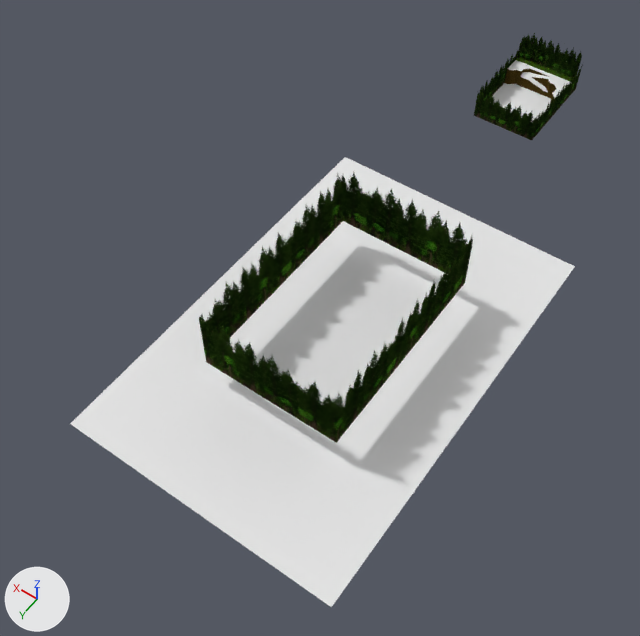
Two versions of the Blender file Blends/level-8.blend, one commit apart.
One viewpoint serves both versions: a 50 mm lens placed at (-192.0, 546.0, 437.0), pointed at (15.0, 256.0, -19.0). The lights are fixed; the arrows at lower left show +X, +Y and +Z. The first picture is the older version.

Objects in the first picture: 'level-8', 'level-8-tree-wall'.
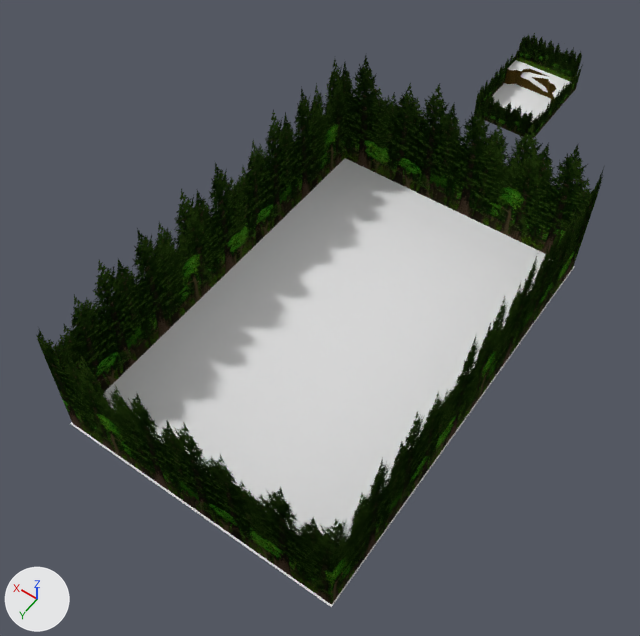
Commit message: working on level 8

Changed parts and their boxes [x1, y1, x2, y2] in the pictures (640 x 636 px; the box of a moved part takes in the faces that stretch with it):
'level-8-tree-wall', reshaped (48% wider, 39% taller)
    before: [199, 33, 583, 443]
    after: [36, 33, 605, 605]
part 1 of me_level_8_tree_wall, moved or reshaped
    before: [199, 172, 474, 443]
    after: [36, 56, 604, 605]

What the commit changed:
me_level_8_tree_wall is used by ob_level_8_tree_wall; location (0.0, 0.0, 0.0).
me_level_8_tree_wall had 28 vertices, 10 faces and spanned x -49.0..49.0, y -32.0..329.0, z -13.0..39.0.
me_level_8_tree_wall now has 28 vertices, 10 faces and spans x -97.0..97.0, y -32.0..402.0, z -33.0..70.0.
me_level_8_tree_wall part 1: the loose piece of 8 vertices spanning x -49.0..49.0, y 180.0..329.0, z -13.0..39.0 is scaled about its middle by 1.98, then moved by (0.0, 0.0, 6.0).
